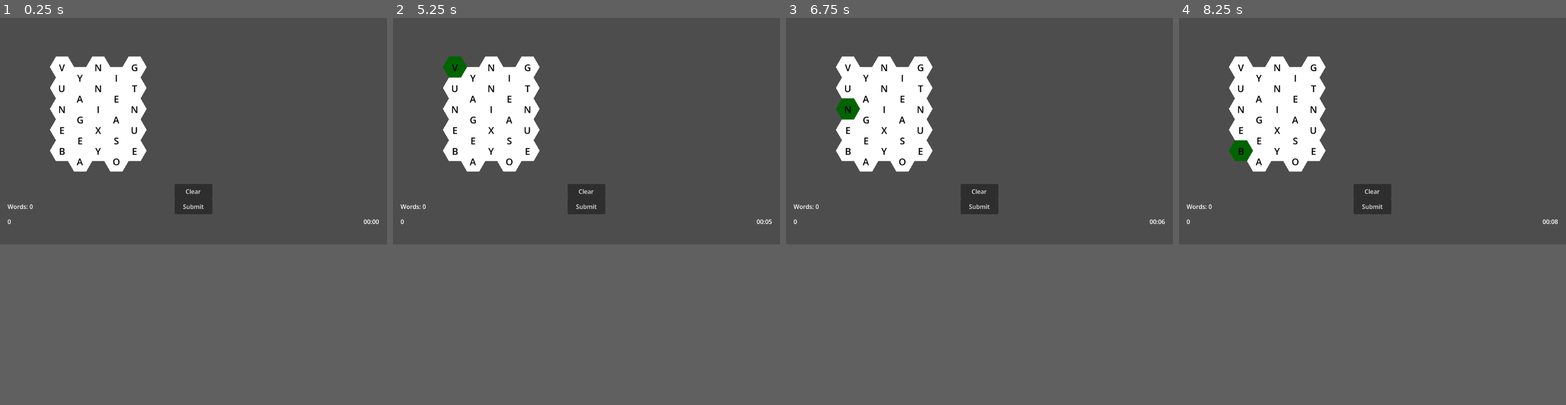
Above: before the commit, frames 1-4 (left to right).
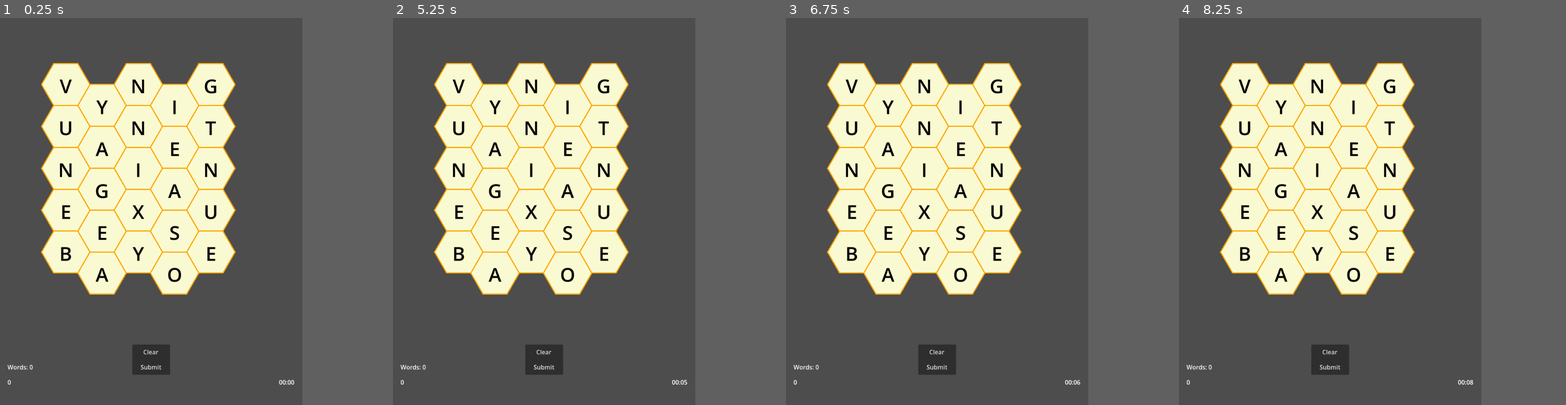
Above: after the commit, the same moments.

Repository: opensourceame/wb
Game: Godot game, scene res://scenes/Main.tscn
Same seed, same stepped clock (60 frames per second), same inputs: the game is played once before the commit and once after it.
Inputs (mouse positions are in pixels of both pictures, inside the frame that each line leads up to):
- Up to frame 1 (0.25 s): no input
- Up to frame 2 (5.25 s): click "Submit" at 0.5 s; click "Clear" at 1.25 s; click "Submit" at 2 s; click "Clear" at 2.75 s; click "Submit" at 3.5 s; click "Clear" at 4.25 s; tap Enter (ui_accept) at 5 s; move the mouse to (454, 68) at 5.02 s; click (454, 68) at 5.17 s
- Up to frame 3 (6.75 s): tap Enter (ui_accept) at 5.27, 5.75, 6.02, 6.5 s; move the mouse to (847, 87) at 5.77 s; click (847, 87) at 5.92 s; move the mouse to (847, 107) at 6.52 s; click (847, 107) at 6.67 s
- Up to frame 4 (8.25 s): tap Enter (ui_accept) at 7.25, 7.52 s; move the mouse to (1240, 130) at 7.27 s; click (1240, 130) at 7.42 s; move the mouse to (1240, 149) at 8.02 s; click (1240, 149) at 8.17 s
In our replay, the window is 800x468 before the commit and 625x800 after it. These sizes can differ from the game's own. Grey fills any space a smaller window leaves; there, only what the larger window draws over its background counts as a difference.

The runs differ from the first frame. In frame 1, 27% of the frame differs, in the area x 1-98%, y 9-95%; in frame 2, 27%; in frame 3, 27%; in frame 4, 27%.

Commit message:
some work on styling

Diff:
--- a/project.godot
+++ b/project.godot
@@ -21,8 +21,8 @@
 
 [display]
 
-window/size/viewport_width=1024
-window/size/viewport_height=600
+window/size/viewport_width=800
+window/size/viewport_height=1024
 
 [input]
 
--- a/scenes/Main.tscn
+++ b/scenes/Main.tscn
@@ -9,7 +9,7 @@
 [node name="GridManager" parent="." unique_id=895251005 instance=ExtResource("2_rarhs")]
 grid_width = 5
 grid_height = 5
-hex_size = 32.0
+hex_size = 64.0
 
 [node name="GameManager" type="Node" parent="." unique_id=1588637464]
 script = ExtResource("2_game")
@@ -24,7 +24,7 @@
 script = ExtResource("3_ui")
 
 [node name="Camera2D" type="Camera2D" parent="." unique_id=324529156]
-position = Vector2(348, 170)
+position = Vector2(226, 336)
 
 [node name="UI" type="CanvasLayer" parent="." unique_id=1457645348]
 
--- a/scripts/HexTile.gd
+++ b/scripts/HexTile.gd
@@ -9,7 +9,8 @@
 @export var hex_radius: float = 32.0
 
 var is_selected: bool = false
-var normal_color:   Color = Color.WHITE
+var normal_color:   Color = Color.LIGHT_GOLDENROD
+var outline_color:  Color = Color.ORANGE
 var selected_color: Color = Color.DARK_GREEN
 
 func _ready():
@@ -47,7 +48,9 @@
 		points.append(Vector2(x, y))
 
 	draw_colored_polygon(points, color, points)
-	#draw_polygon(points, PackedColorArray([Color.BLACK]))
+	var outline_points = points.duplicate()
+	outline_points.append(points[0])  # Close the loop
+	draw_polyline(outline_points, outline_color, 3.0)
 
 func draw_letter():
 	var font = ThemeDB.fallback_font
